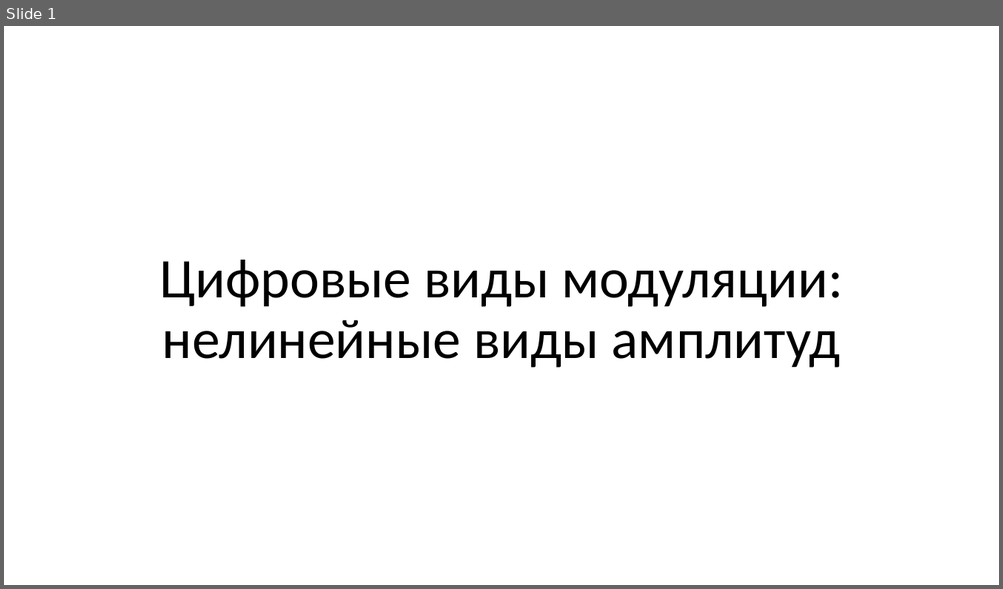
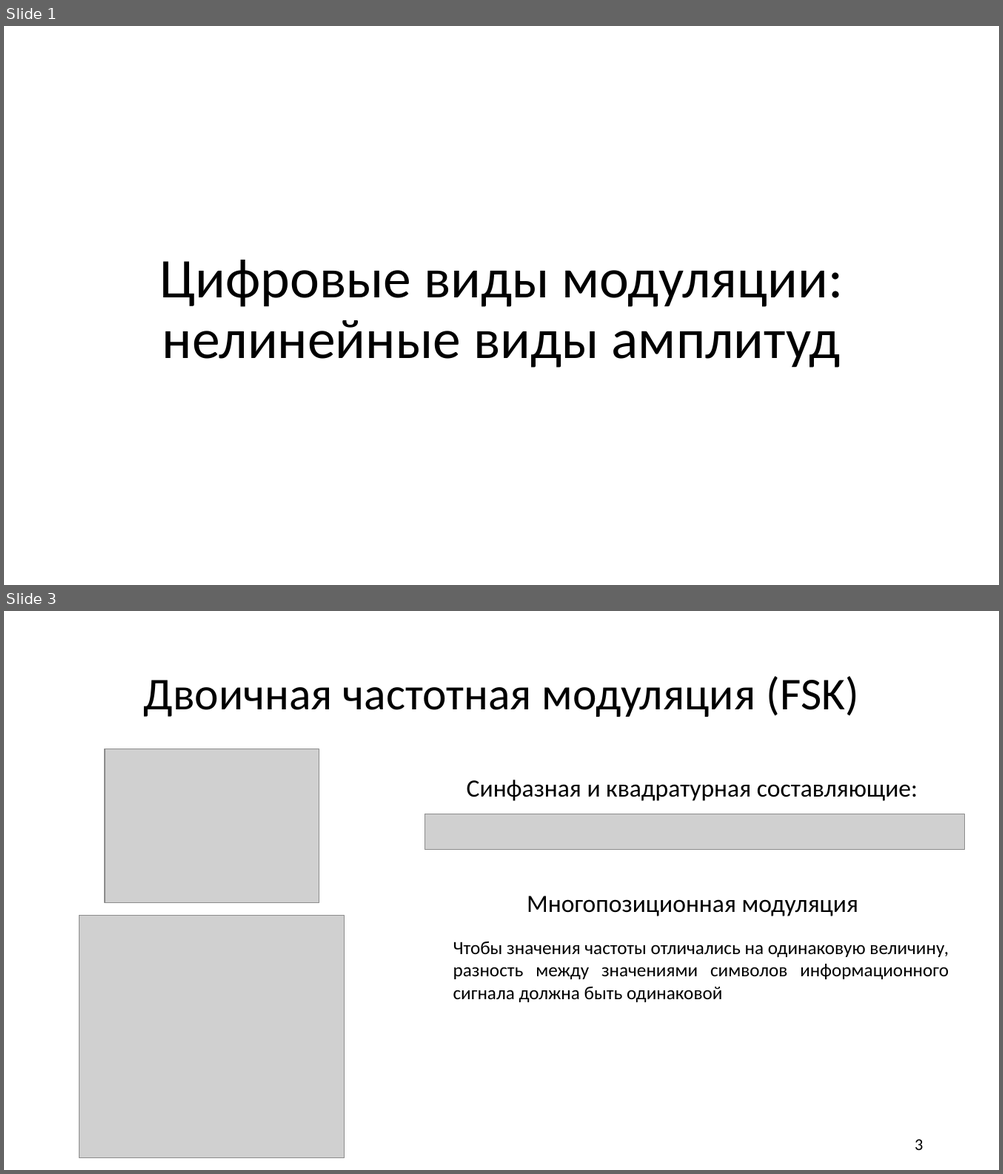
Before and after one commit to liveinscarlet/Study, a slide deck: Аверина/Нелинейная цифровая модуляция.pptx. Shown one above the other, each under a label of ours: slide 1 before the commit, slides 1 and 3 after it; the slides between them are not shown. The pictures are 1003x589 and 1003x1174 pixels, drawn with LibreOffice and Linux fonts; fonts in the diff are those of the drawing; grey boxes stand for pictures. Boxes give left, top, right and bottom in pixels: in the first picture for what was removed or moved away, otherwise in the second. Text is boxed around its words. In the diff, an @@ line names an element or a change of style, - is before the commit and + after.

```diff
--- a/Аверина/Нелинейная цифровая модуляция.pptx
+++ b/Аверина/Нелинейная цифровая модуляция.pptx
@@ slide 3 added at <box>4,611,999,1170</box>, background #FFFFFF @@
@@ title added at <box>143,676,859,717</box>, 44 pt, text #000000 @@
+Двоичная частотная модуляция (FSK)
@@ picture added at <box>105,749,319,903</box> @@
@@ text added at <box>466,780,917,801</box>, 24 pt, text #000000 @@
+Синфазная и квадратурная составляющие:
@@ picture added at <box>425,814,965,850</box> @@
@@ text added at <box>526,896,858,917</box>, 24 pt, text #000000 @@
+Многопозиционная модуляция
@@ picture added at <box>79,915,344,1158</box> @@
@@ text added at <box>453,942,948,1002</box>, 18 pt, text #000000 @@
+Чтобы значения частоты отличались на одинаковую величину, разность между значениями символов информационного сигнала должна быть одинаковой
@@ page number added at <box>914,1139,922,1150</box>, 16 pt, text #000000 @@
+3
```
Also in this commit, not shown: 2 other slides added, 1 slide removed, 15 other files.
